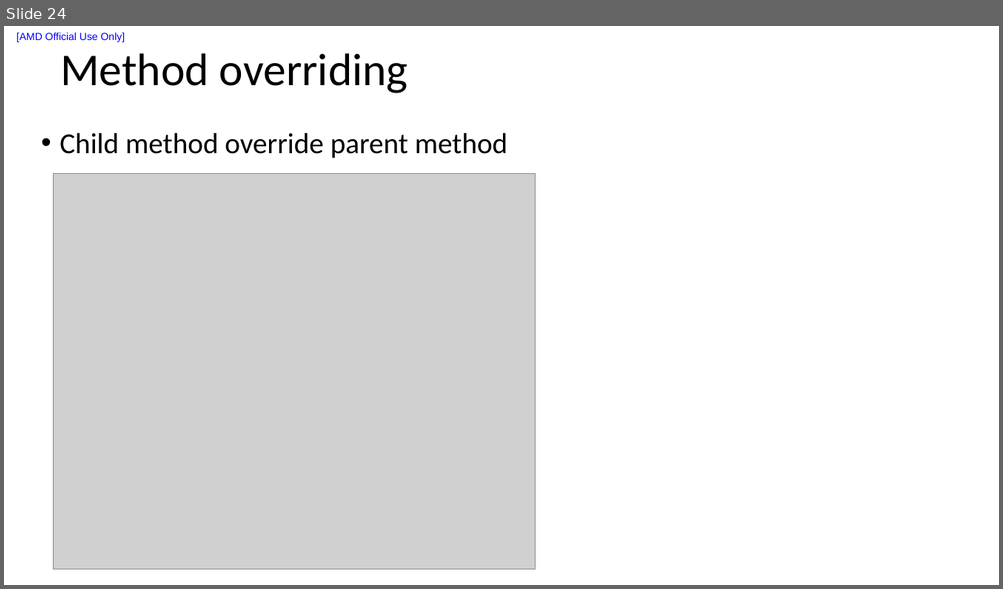
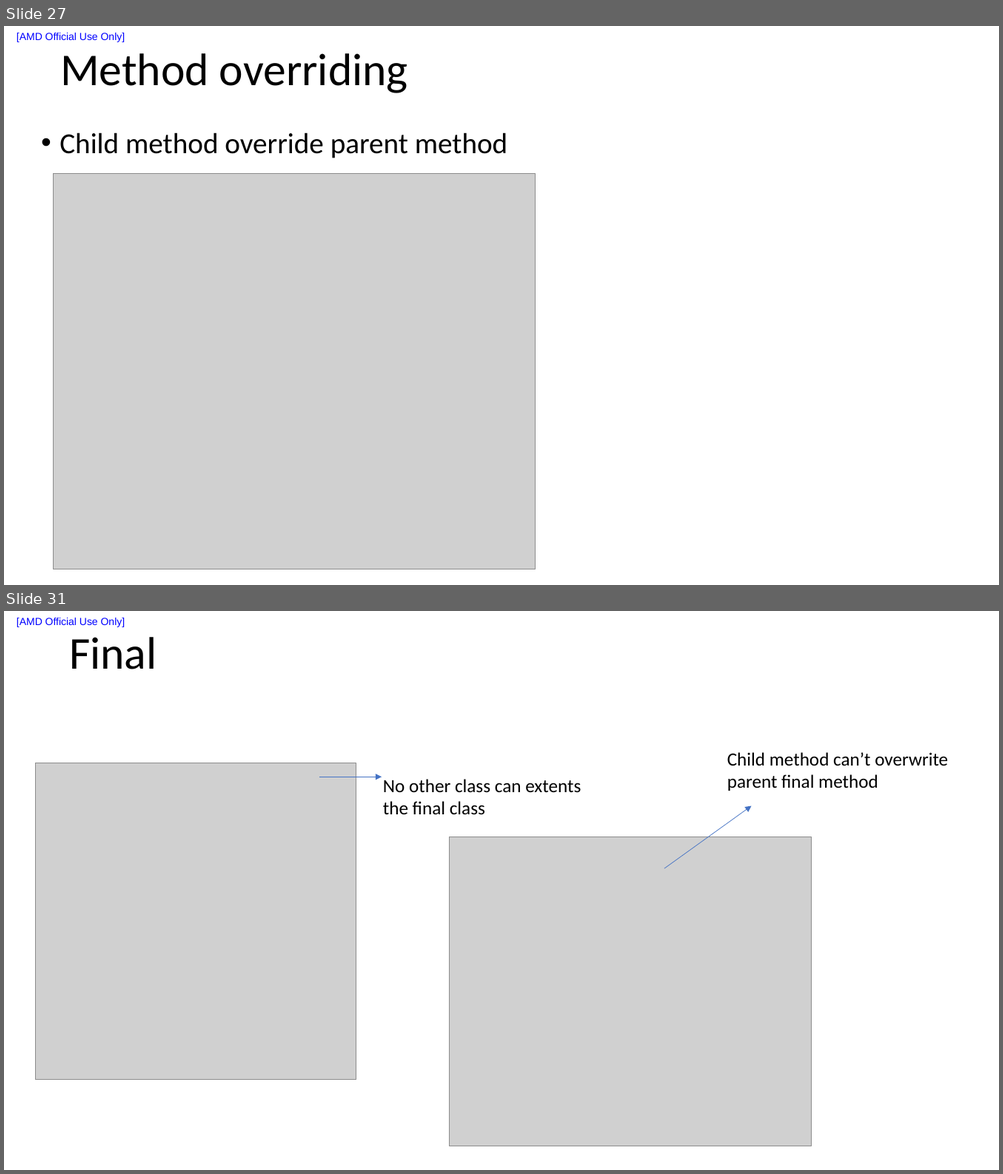
Before and after one commit to liuxu-github-ui/Java, a slide deck: Youtube_tutorial/Notes.pptx. Shown one above the other, each under a label of ours: slide 24 before the commit, slides 27 and 31 after it; the slides between them are not shown. The pictures are 1003x589 and 1003x1174 pixels, drawn with LibreOffice and Linux fonts; fonts in the diff are those of the drawing; grey boxes stand for pictures. Boxes give left, top, right and bottom in pixels: in the first picture for what was removed or moved away, otherwise in the second. Text is boxed around its words. In the diff, an @@ line names an element or a change of style, - is before the commit and + after.

```diff
--- a/Youtube_tutorial/Notes.pptx
+++ b/Youtube_tutorial/Notes.pptx
@@ slide 31 added at box(4, 611, 999, 1170), background #FFFFFF; not listed: 1 template element that a slide beside it also shows @@
@@ title added at box(69, 637, 156, 669), 44 pt, text #000000 @@
+Final
@@ picture added at box(35, 763, 356, 1079) @@
@@ text added at box(727, 752, 948, 791), 18 pt, text #000000 @@
+Child method can’t overwrite parent final method
@@ arrow added from (318, 777) to (381, 777), #4472C4 0.5 pt @@
@@ text added at box(383, 779, 580, 815), 18 pt, text #000000 @@
+No other class can extents the final class
@@ arrow added from (664, 869) to (751, 806), #4472C4 0.5 pt @@
@@ picture added at box(449, 837, 811, 1147) @@
@@ what was slide 24 is now slide 27 @@
```
Also in this commit, not shown: 1 slide changed, 12 other slides added, 3 other files.
